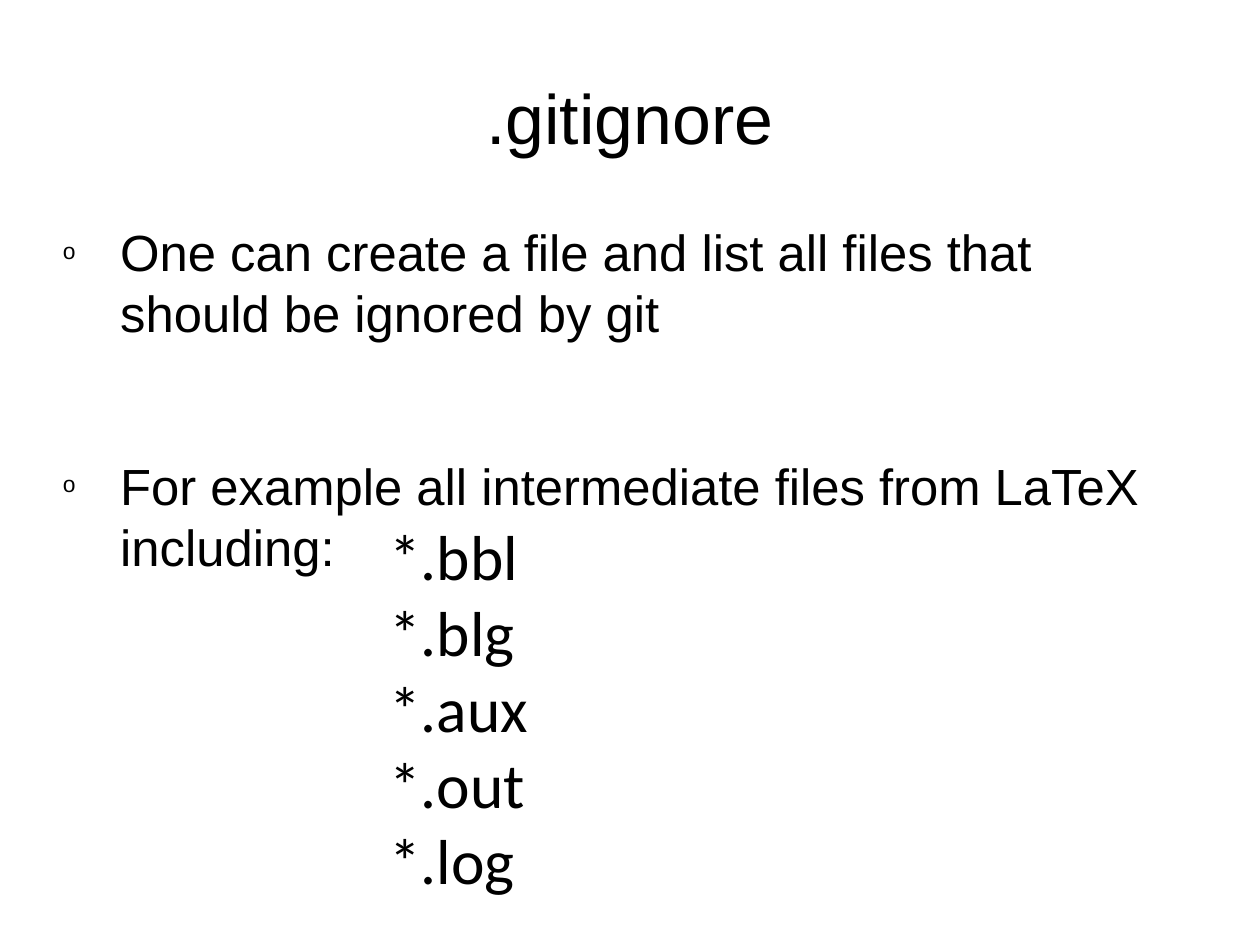
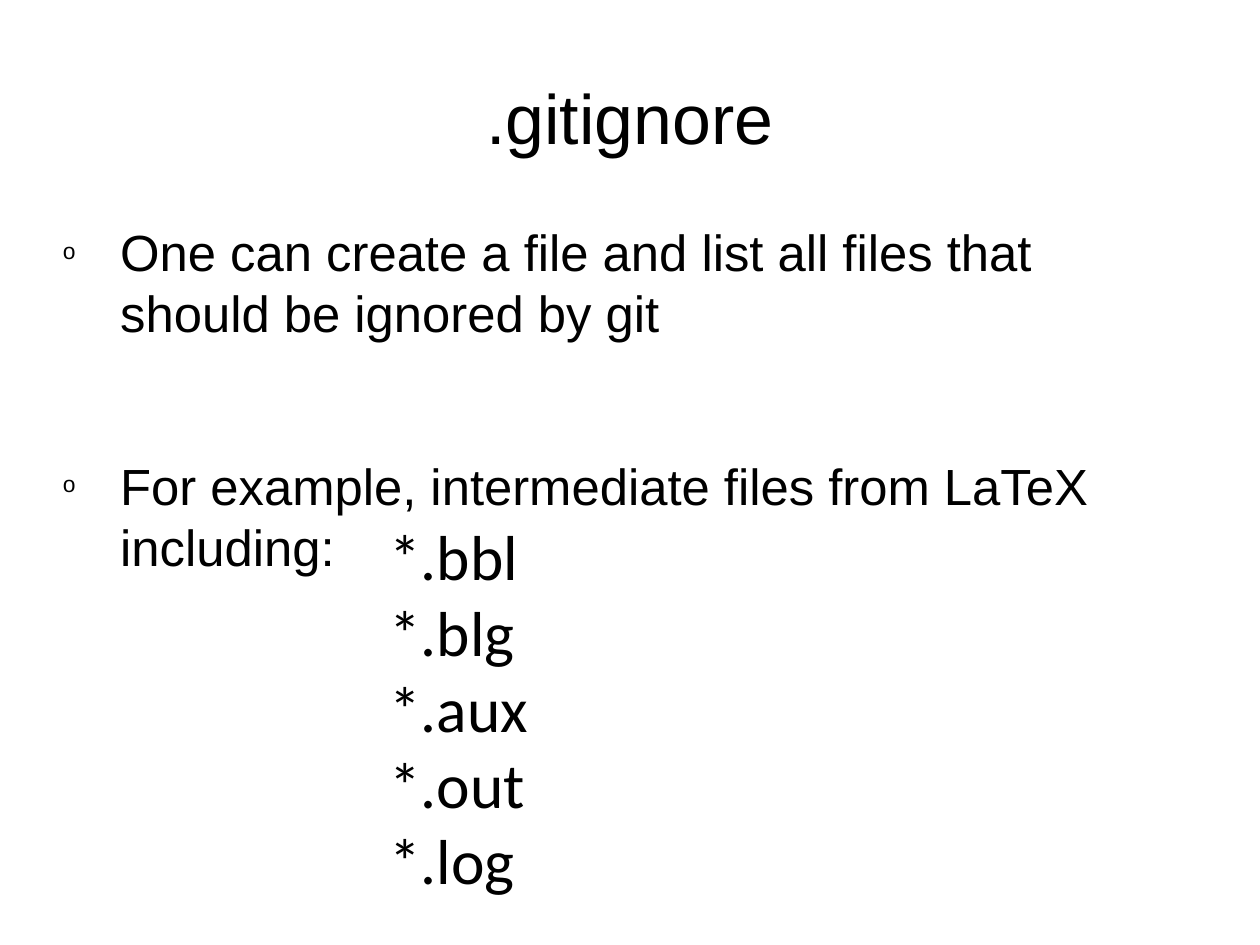
Before and after one commit to rachelplayer/isg-playground, a slide deck: slide 35 of git_workshop.pptx (slide 32 before the commit). Drawn at 1260x945 pixels with LibreOffice and Linux fonts; fonts in the diff are those of the drawing. Boxes give left, top, right and bottom in pixels: in the first picture for what was removed or moved away, otherwise in the second. Text is boxed around its words. In the diff, an @@ line names an element or a change of style, - is before the commit and + after.

```diff
--- a/git_workshop.pptx
+++ b/git_workshop.pptx
@@ text at box(120, 468, 1088, 576): text changed @@
-o For example all intermediate files from LaTeX including:
+o For example, intermediate files from LaTeX including:
```
Also in this commit, not shown: 7 other slides changed, 3 slides added, 1 other file.
